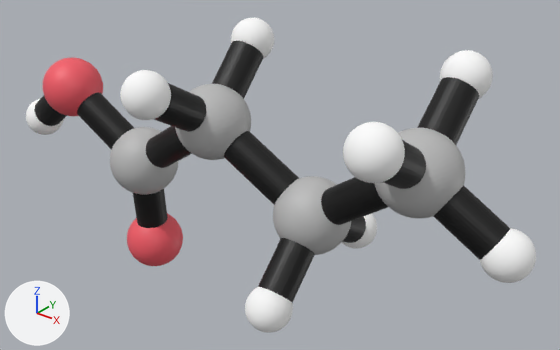
The glTF model Butanoico.glb as it was, and as the next commit left it.
Camera for both pictures: a 50 mm camera at (5.46, -5.9, 5.66) aimed at (0.44, 0.37, 1.77). Lighting does not change. The marker at lower left points along +X, +Y and +Z. The picture after the commit comes second. Where no turn or scale is listed for an object, it has been applied to the vertices. Vertices at exactly the same position are counted once.
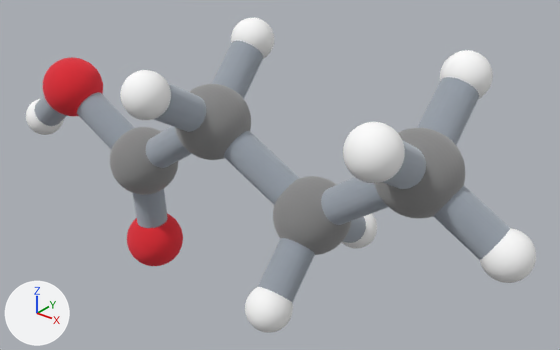
Changed parts and their boxes (x1, y1, x2, y2) in the pictures (560 x 350 px):
'Mesh_4', recoloured (darker): (374, 128, 466, 217) in both
'Mesh_2', recoloured (darker): (273, 176, 351, 255) in both
'Mesh_3', recoloured (darker): (175, 84, 251, 159) in both
'Mesh_5', recoloured (darker): (110, 127, 178, 195) in both
'Mesh_0', recoloured (darker): (43, 57, 103, 116) in both
'Mesh_1', recoloured (darker): (127, 214, 183, 266) in both
part 1 of me_mesh_14, recoloured (black to grey): (34, 40, 510, 303) in both
part 2 of me_mesh_14, recoloured (black to light grey): (34, 40, 510, 303) in both

Diff of the bpy script that builds the scene:
```diff
--- a/Butanoico.glb.py
+++ b/Butanoico.glb.py
@@ mat_enlaces @@
+mat_enlaces = bpy.data.materials.new('enlaces')
+mat_enlaces.use_nodes = True; mat_enlaces.node_tree.nodes.clear()
+_N = mat_enlaces.node_tree.nodes; _L = mat_enlaces.node_tree.links
+n0 = _N.new('ShaderNodeBsdfPrincipled'); n0.name = 'Principled BSDF'
+n0.inputs[1].default_value = 1.0  # 'Metallic'
+n0.inputs[2].default_value = 1.0  # 'Roughness'
+n1 = _N.new('ShaderNodeOutputMaterial'); n1.name = 'Material Output'
+n2 = _N.new('ShaderNodeVertexColor'); n2.name = 'Color Attribute'
+_L.new(n0.outputs[0], n1.inputs[0])  # 'BSDF' to 'Surface'
+_L.new(n2.outputs[0], n0.inputs[0])  # 'Color' to 'Base Color'
@@ mat_atom_c4 @@
+mat_atom_c4 = bpy.data.materials.new('atom_C4')
+mat_atom_c4.use_nodes = True; mat_atom_c4.node_tree.nodes.clear()
+_N = mat_atom_c4.node_tree.nodes; _L = mat_atom_c4.node_tree.links
+n0 = _N.new('ShaderNodeBsdfPrincipled'); n0.name = 'Principled BSDF'
+n0.inputs[1].default_value = 1.0  # 'Metallic'
+n0.inputs[2].default_value = 1.0  # 'Roughness'
+n1 = _N.new('ShaderNodeOutputMaterial'); n1.name = 'Material Output'
+n2 = _N.new('ShaderNodeVertexColor'); n2.name = 'Color Attribute'
+_L.new(n0.outputs[0], n1.inputs[0])  # 'BSDF' to 'Surface'
+_L.new(n2.outputs[0], n0.inputs[0])  # 'Color' to 'Base Color'
@@ mat_atom_c3 @@
+mat_atom_c3 = bpy.data.materials.new('atom_C3')
+mat_atom_c3.use_nodes = True; mat_atom_c3.node_tree.nodes.clear()
+_N = mat_atom_c3.node_tree.nodes; _L = mat_atom_c3.node_tree.links
+n0 = _N.new('ShaderNodeBsdfPrincipled'); n0.name = 'Principled BSDF'
+n0.inputs[1].default_value = 1.0  # 'Metallic'
+n0.inputs[2].default_value = 1.0  # 'Roughness'
+n1 = _N.new('ShaderNodeOutputMaterial'); n1.name = 'Material Output'
+n2 = _N.new('ShaderNodeVertexColor'); n2.name = 'Color Attribute'
+_L.new(n0.outputs[0], n1.inputs[0])  # 'BSDF' to 'Surface'
+_L.new(n2.outputs[0], n0.inputs[0])  # 'Color' to 'Base Color'
@@ mat_atom_c2 @@
+mat_atom_c2 = bpy.data.materials.new('atom_C2')
+mat_atom_c2.use_nodes = True; mat_atom_c2.node_tree.nodes.clear()
+_N = mat_atom_c2.node_tree.nodes; _L = mat_atom_c2.node_tree.links
+n0 = _N.new('ShaderNodeBsdfPrincipled'); n0.name = 'Principled BSDF'
+n0.inputs[1].default_value = 1.0  # 'Metallic'
+n0.inputs[2].default_value = 1.0  # 'Roughness'
+n1 = _N.new('ShaderNodeOutputMaterial'); n1.name = 'Material Output'
+n2 = _N.new('ShaderNodeVertexColor'); n2.name = 'Color Attribute'
+_L.new(n0.outputs[0], n1.inputs[0])  # 'BSDF' to 'Surface'
+_L.new(n2.outputs[0], n0.inputs[0])  # 'Color' to 'Base Color'
@@ mat_atom_c1 @@
+mat_atom_c1 = bpy.data.materials.new('atom_C1')
+mat_atom_c1.use_nodes = True; mat_atom_c1.node_tree.nodes.clear()
+_N = mat_atom_c1.node_tree.nodes; _L = mat_atom_c1.node_tree.links
+n0 = _N.new('ShaderNodeBsdfPrincipled'); n0.name = 'Principled BSDF'
+n0.inputs[1].default_value = 1.0  # 'Metallic'
+n0.inputs[2].default_value = 1.0  # 'Roughness'
+n1 = _N.new('ShaderNodeOutputMaterial'); n1.name = 'Material Output'
+n2 = _N.new('ShaderNodeVertexColor'); n2.name = 'Color Attribute'
+_L.new(n0.outputs[0], n1.inputs[0])  # 'BSDF' to 'Surface'
+_L.new(n2.outputs[0], n0.inputs[0])  # 'Color' to 'Base Color'
@@ mat_atom_o2 @@
+mat_atom_o2 = bpy.data.materials.new('atom_O2')
+mat_atom_o2.use_nodes = True; mat_atom_o2.node_tree.nodes.clear()
+_N = mat_atom_o2.node_tree.nodes; _L = mat_atom_o2.node_tree.links
+n0 = _N.new('ShaderNodeBsdfPrincipled'); n0.name = 'Principled BSDF'
+n0.inputs[1].default_value = 1.0  # 'Metallic'
+n0.inputs[2].default_value = 1.0  # 'Roughness'
+n1 = _N.new('ShaderNodeOutputMaterial'); n1.name = 'Material Output'
+n2 = _N.new('ShaderNodeVertexColor'); n2.name = 'Color Attribute'
+_L.new(n0.outputs[0], n1.inputs[0])  # 'BSDF' to 'Surface'
+_L.new(n2.outputs[0], n0.inputs[0])  # 'Color' to 'Base Color'
@@ mat_atom_o1 @@
+mat_atom_o1 = bpy.data.materials.new('atom_O1')
+mat_atom_o1.use_nodes = True; mat_atom_o1.node_tree.nodes.clear()
+_N = mat_atom_o1.node_tree.nodes; _L = mat_atom_o1.node_tree.links
+n0 = _N.new('ShaderNodeBsdfPrincipled'); n0.name = 'Principled BSDF'
+n0.inputs[1].default_value = 1.0  # 'Metallic'
+n0.inputs[2].default_value = 1.0  # 'Roughness'
+n1 = _N.new('ShaderNodeOutputMaterial'); n1.name = 'Material Output'
+n2 = _N.new('ShaderNodeVertexColor'); n2.name = 'Color Attribute'
+_L.new(n0.outputs[0], n1.inputs[0])  # 'BSDF' to 'Surface'
+_L.new(n2.outputs[0], n0.inputs[0])  # 'Color' to 'Base Color'
@@ me_mesh_0 @@
 me_mesh_0.from_pydata(...)  # 1002 vertices, 2000 faces; spans x -2.903..-2.154, y -0.534..0.216, z 0.213..0.963
-me_mesh_0.materials.append(mat_defaultmaterial)
+me_mesh_0.materials.append(mat_atom_o1)
@@ me_mesh_1 @@
 me_mesh_1.from_pydata(...)  # 1002 vertices, 2000 faces; spans x -1.829..-1.09, y -0.293..0.447, z -1.743..-1.003
-me_mesh_1.materials.append(mat_defaultmaterial_001)
+me_mesh_1.materials.append(mat_atom_o2)
@@ me_mesh_2 @@
 me_mesh_2.from_pydata(...)  # 1002 vertices, 2000 faces; spans x 0.709..1.558, y -0.358..0.492, z -0.554..0.296
-me_mesh_2.materials.append(mat_defaultmaterial_002)
+me_mesh_2.materials.append(mat_atom_c1)
@@ me_mesh_3 @@
 me_mesh_3.from_pydata(...)  # 1002 vertices, 2000 faces; spans x -0.585..0.264, y -0.491..0.359, z 0.248..1.098
-me_mesh_3.materials.append(mat_defaultmaterial_003)
+me_mesh_3.materials.append(mat_atom_c2)
@@ me_mesh_4 @@
 me_mesh_4.from_pydata(...)  # 1002 vertices, 2000 faces; spans x 1.951..2.8, y -0.391..0.459, z 0.34..1.19
-me_mesh_4.materials.append(mat_defaultmaterial_004)
+me_mesh_4.materials.append(mat_atom_c3)
@@ me_mesh_5 @@
 me_mesh_5.from_pydata(...)  # 1002 vertices, 2000 faces; spans x -1.835..-0.986, y -0.462..0.388, z -0.6..0.25
-me_mesh_5.materials.append(mat_defaultmaterial_005)
+me_mesh_5.materials.append(mat_atom_c4)
@@ me_mesh_14 @@
 me_mesh_14.from_pydata(...)  # 2183 vertices, 4362 faces; spans x -3.41..3.4, y -1.1..1.1, z -1.39..1.64
-me_mesh_14.materials.append(mat_material_0)  # white #ffffff
+# me_mesh_14 part 1: all 4361 faces that had it switch from mat_defaultmaterial_006 to mat_enlaces
+# me_mesh_14 part 2: 4361 faces centred in x -3.41..3.4, y -1.1..1.1, z -1.39..1.64 are repainted in the vertex colours; the middle colour goes from black #000000 to light grey #cad0d7
+me_mesh_14.materials.append(mat_atom_o1_001)  # white #ffffff
```
